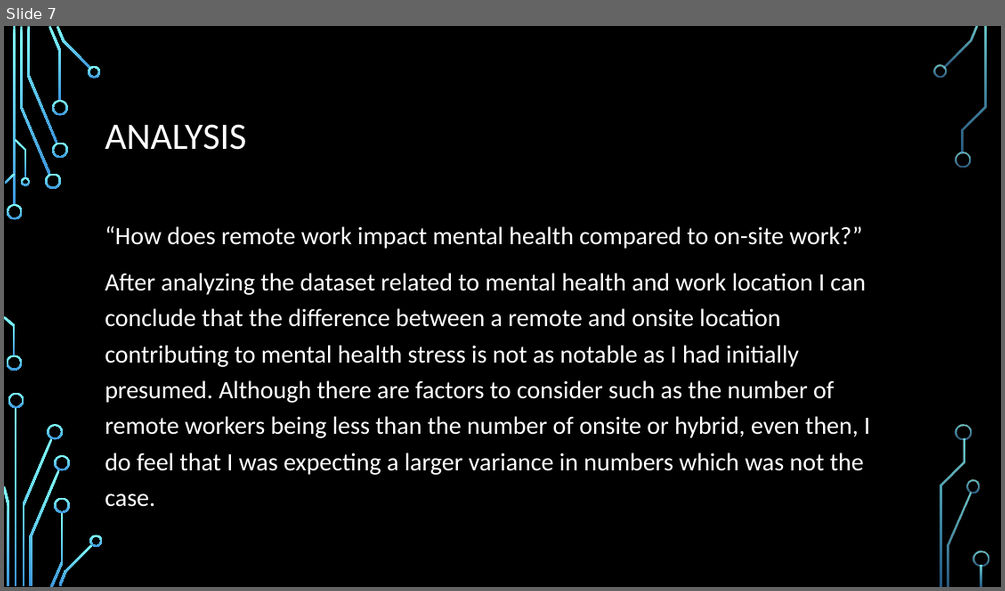
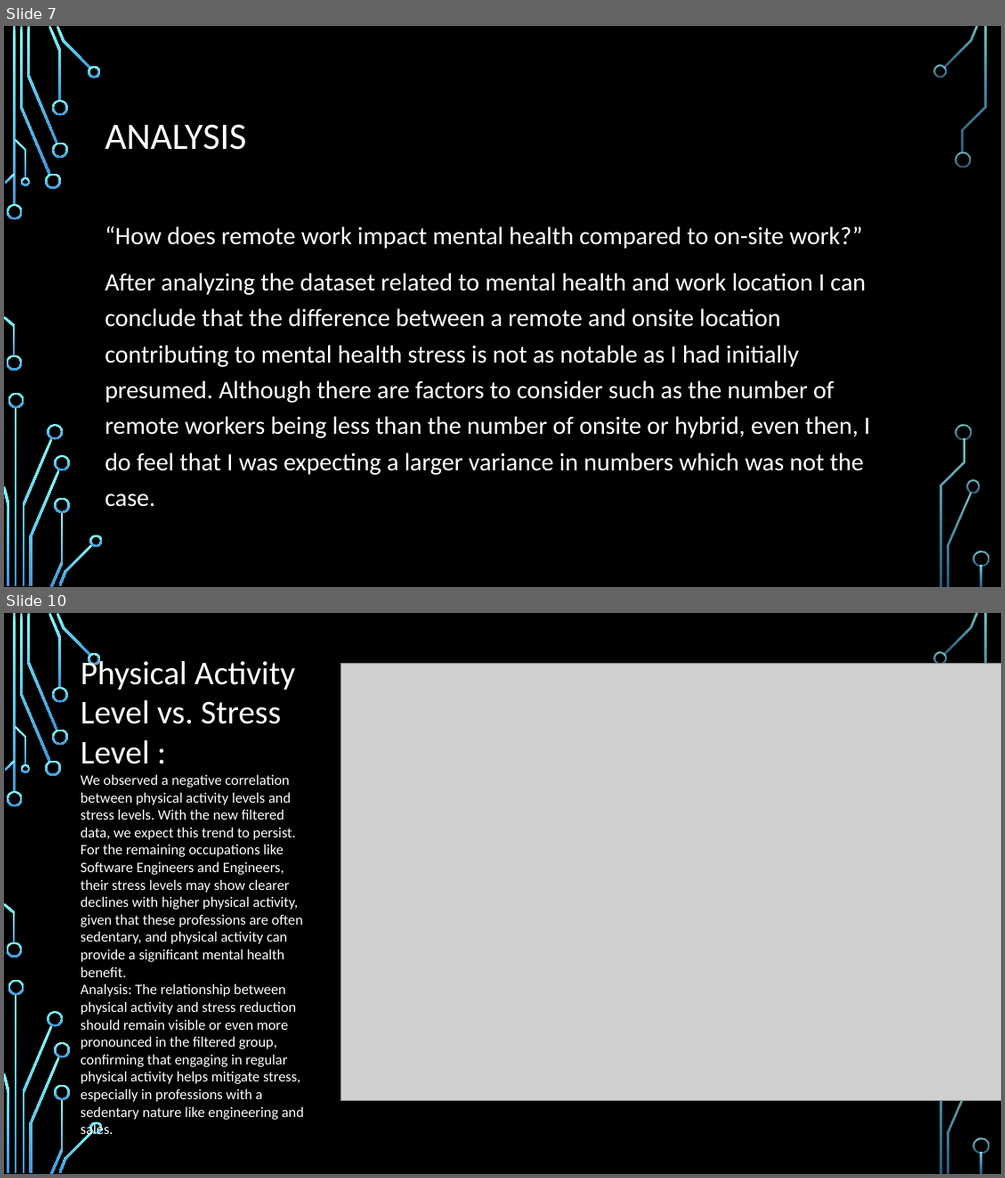
Before and after one commit to CaptDon71/Project-1-Research-Presentation, a slide deck: Ilsa-Presentation1.pptx. Shown one above the other, each under a label of ours: slide 7 before the commit, slides 7 and 10 after it; the slides between them are not shown. The pictures are 1005x591 and 1005x1178 pixels, drawn with LibreOffice and Linux fonts; fonts in the diff are those of the drawing; grey boxes stand for pictures; background and template pictures are left out. Boxes give left, top, right and bottom in pixels: in the first picture for what was removed or moved away, otherwise in the second. Text is boxed around its words. In the diff, an @@ line names an element or a change of style, - is before the commit and + after.

```diff
--- a/Ilsa-Presentation1.pptx
+++ b/Ilsa-Presentation1.pptx
@@ slide 10 added at [4,613,1001,1174], background picture (left out); not listed: 33 template elements that a slide beside it also shows @@
@@ text added at [81,657,304,1138], 14 pt, text #FFFFFF @@
+Physical Activity Level vs. Stress Level :
+We observed a negative correlation between physical activity levels and stress levels. With the new filtered data, we expect this trend to persist.
+For the remaining occupations like Software Engineers and Engineers, their stress levels may show clearer declines with higher physical activity, given that these professions are often sedentary, and physical activity can provide a significant mental health benefit.
+Analysis: The relationship between physical activity and stress reduction should remain visible or even more pronounced in the filtered group, confirming that engaging in regular physical activity helps mitigate stress, especially in professions with a sedentary nature like engineering and sales.
@@ picture added at [340,663,1001,1101] @@
```
Also in this commit, not shown: 4 other slides added.
